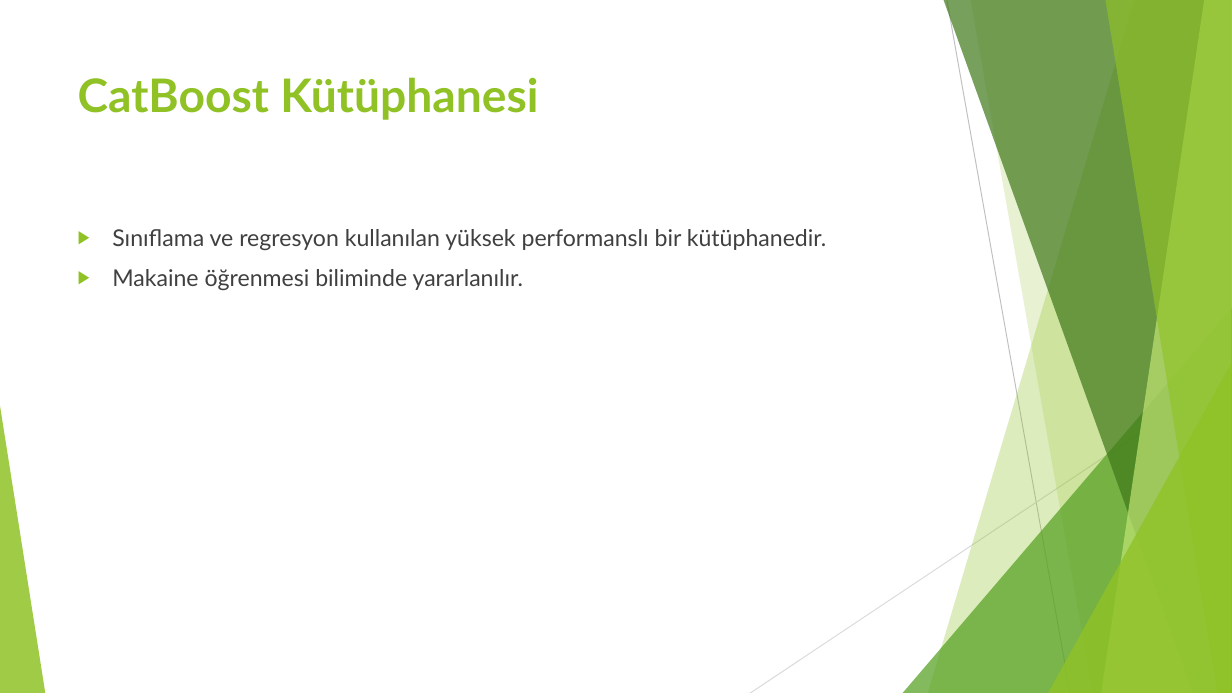
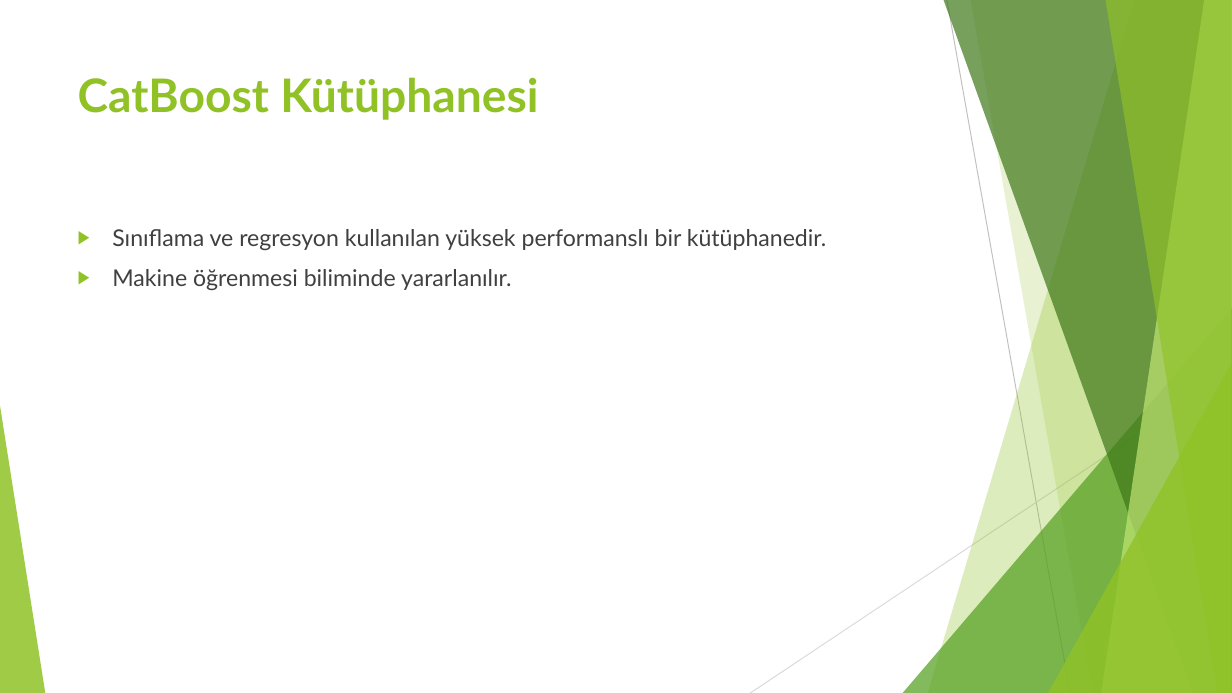
Before and after one commit to SIYAKS-ARES/ileri-programlama-teknikleri, a slide deck: slide 16 of cem-hoca/Slayt/1. Hafta - Giriş Kütüphaneler.pptx. Drawn at 1232x693 pixels with LibreOffice and Linux fonts; fonts in the diff are those of the drawing. Boxes give left, top, right and bottom in pixels: in the first picture for what was removed or moved away, otherwise in the second. Text is boxed around its words. In the diff, an @@ line names an element or a change of style, - is before the commit and + after.

```diff
--- a/cem-hoca/Slayt/1. Hafta - Giriş Kütüphaneler.pptx
+++ b/cem-hoca/Slayt/1. Hafta - Giriş Kütüphaneler.pptx
@@ text at [112,269,512,290]: text changed @@
-▶ Makaine öğrenmesi biliminde yararlanılır.
+▶ Makine öğrenmesi biliminde yararlanılır.
```
Also in this commit, not shown: 3 other slides changed, 21 other files.
